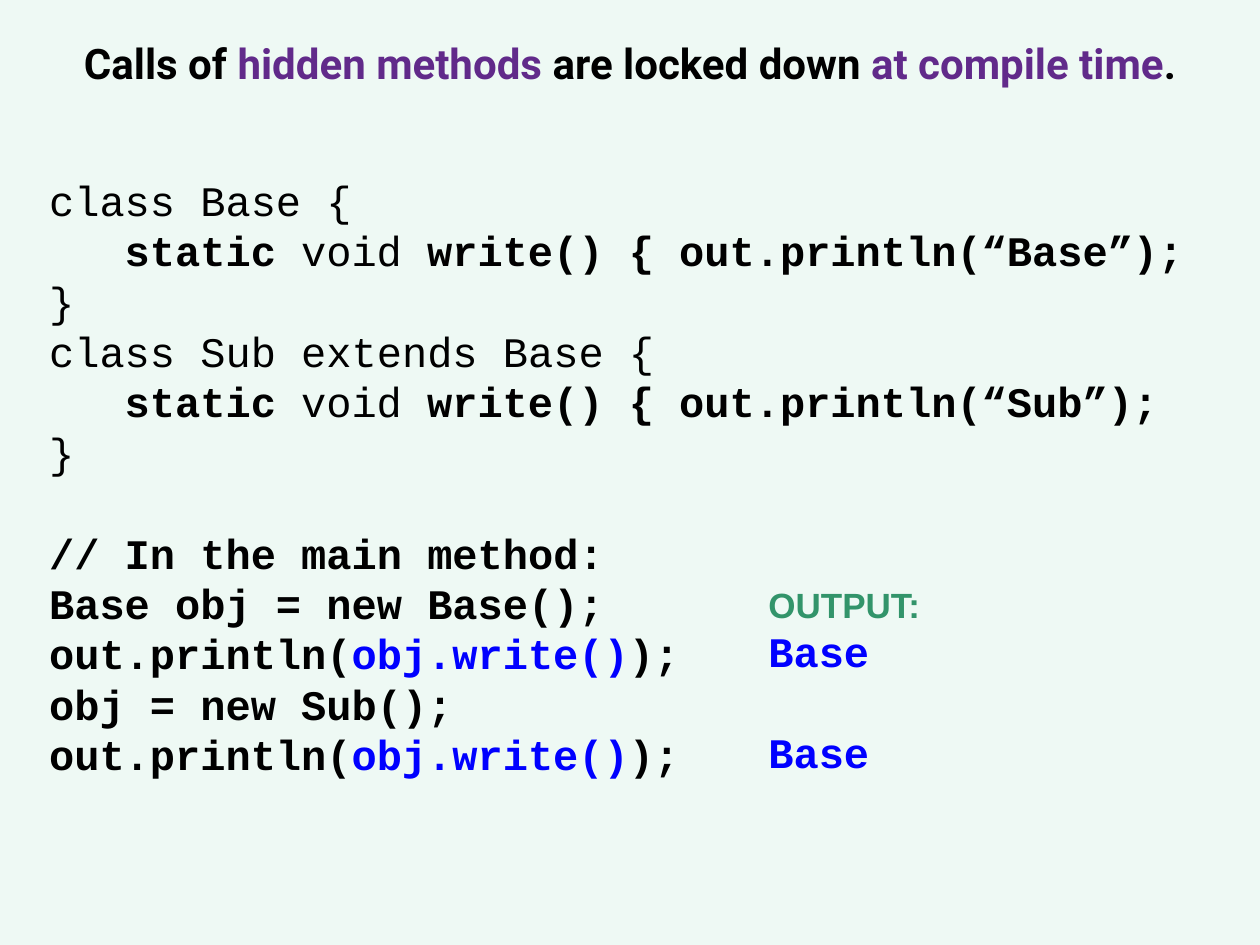
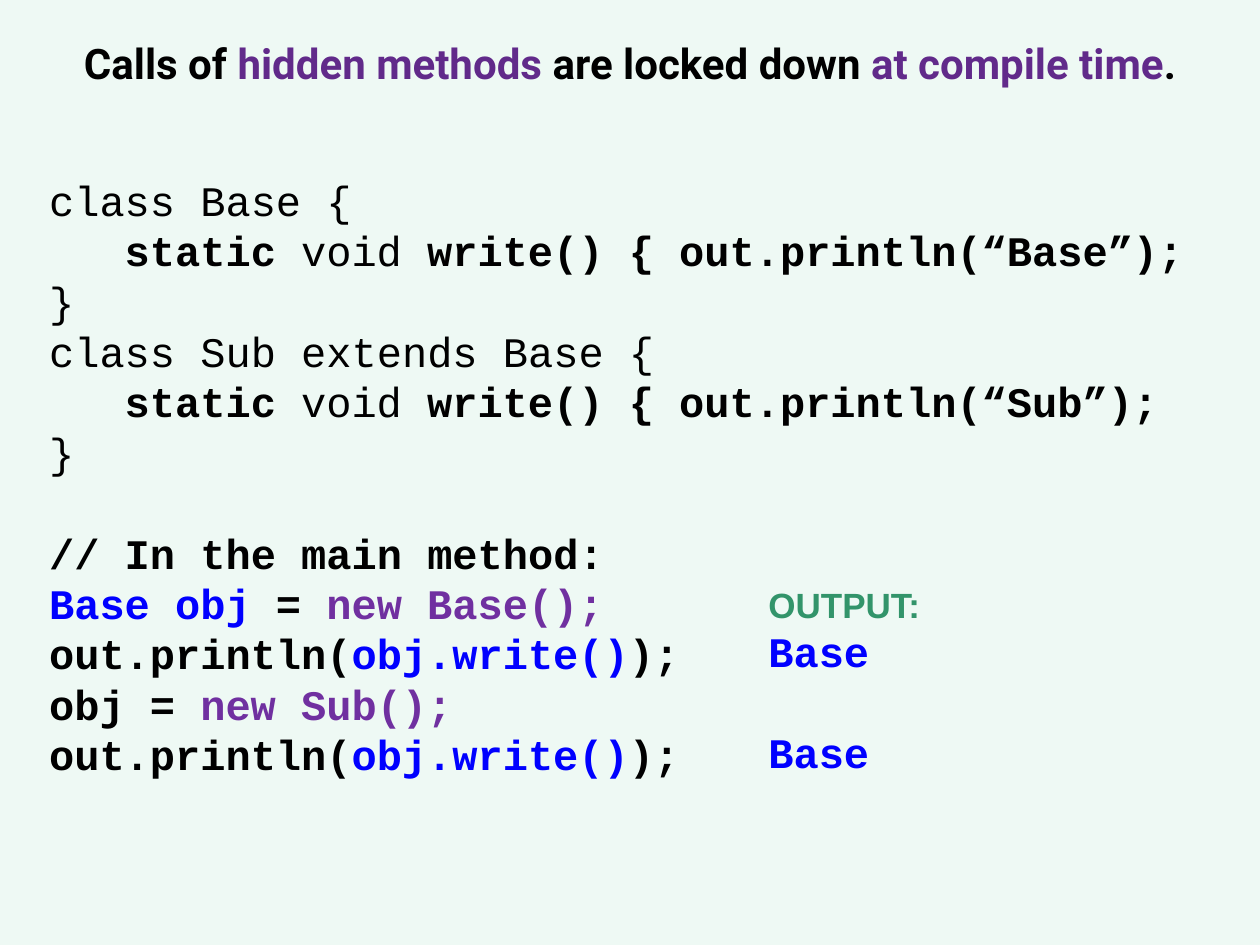
Before and after one commit to Cy-FairCS/cs3, a slide deck: slide 41 of u04b_abstractClasses/notes/_abstract_classes - Day 2.pptx. Drawn at 1260x945 pixels with LibreOffice and Linux fonts; fonts in the diff are those of the drawing. Boxes give left, top, right and bottom in pixels: in the first picture for what was removed or moved away, otherwise in the second. Text is boxed around its words. In the diff, an @@ line names an element or a change of style, - is before the commit and + after.

```diff
--- a/u04b_abstractClasses/notes/_abstract_classes - Day 2.pptx
+++ b/u04b_abstractClasses/notes/_abstract_classes - Day 2.pptx
@@ text at (49, 588, 603, 729): text colour #000000 to #0000FF in "Base obj"; text colour #000000 to #7030A0 in "new Base();", "new Sub();" @@
```
Also in this commit, not shown: 8 other slides changed, 1 slide removed.
